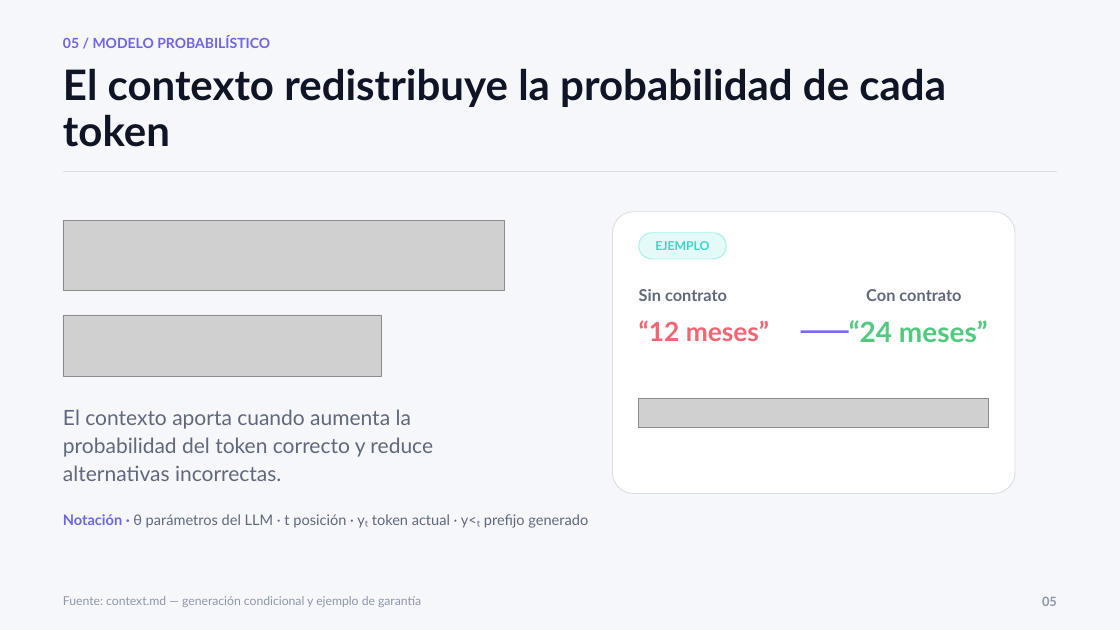
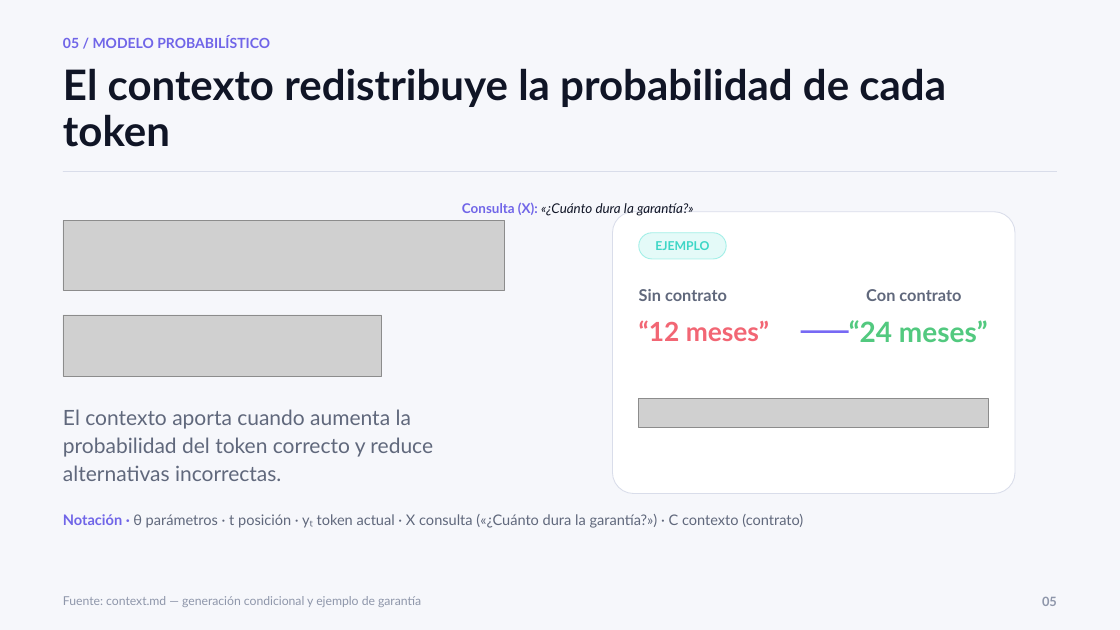
Before and after one commit to kevingomezbcp/Context-engineering, a slide deck: slide 5 of presentation/Context_Engineering_y_Ambiguedad_final_matematica.pptx. Drawn at 1120x630 pixels with LibreOffice and Linux fonts; fonts in the diff are those of the drawing; grey boxes stand for pictures. Boxes give left, top, right and bottom in pixels: in the first picture for what was removed or moved away, otherwise in the second. Text is boxed around its words. In the diff, an @@ line names an element or a change of style, - is before the commit and + after.

Commit message:
added context measure demo

```diff
--- a/presentation/Context_Engineering_y_Ambiguedad_final_matematica.pptx
+++ b/presentation/Context_Engineering_y_Ambiguedad_final_matematica.pptx
@@ text added at <box>462,202,694,216</box>, 11.5 pt, text #101526, italic @@
+Consulta (X): «¿Cuánto dura la garantía?»
@@ text at <box>63,514,803,528</box>: text changed @@
-Notación · θ parámetros del LLM · t posición · yₜ token actual · y<ₜ prefijo generado
+Notación · θ parámetros · t posición · yₜ token actual · X consulta («¿Cuánto dura la garantía?») · C contexto (contrato)
```
Also in this commit, not shown: 12 other slides changed, 1 slide added, 7 other files.
